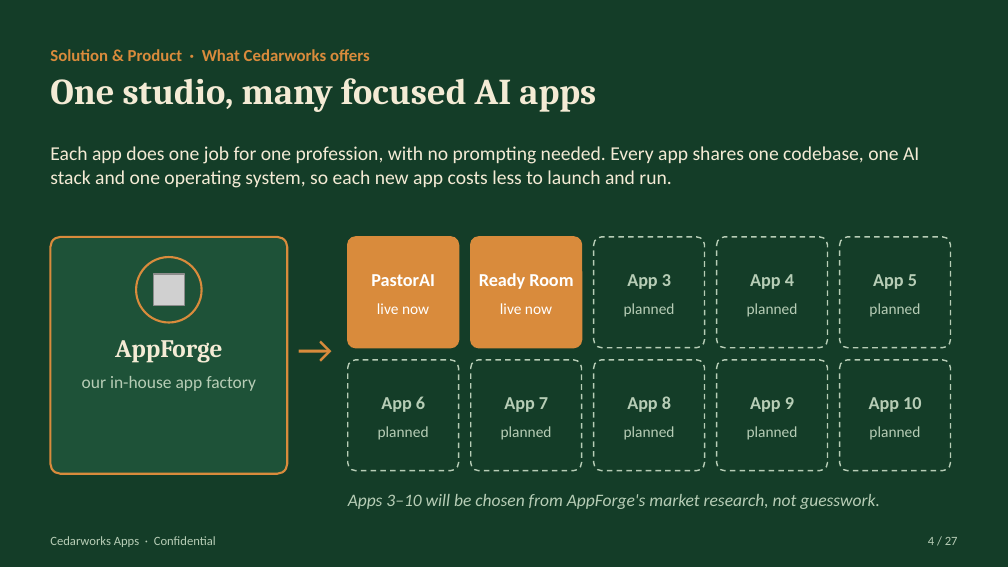
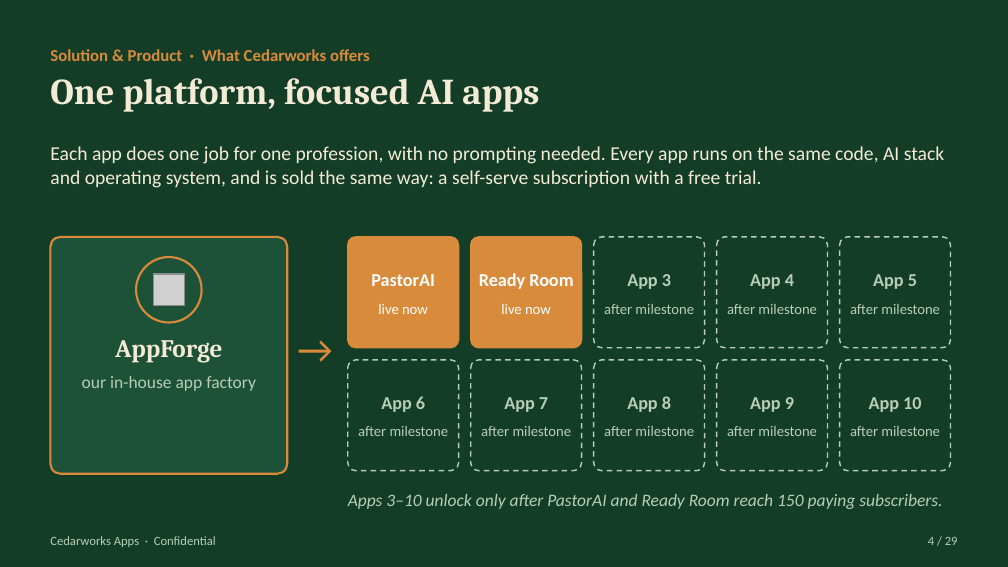
Before and after one commit to Pastorai1/Cedarworksapps, a slide deck: slide 4 of pitch-deck/Cedarworks-Apps-Pitch-Deck.pptx. Drawn at 1008x567 pixels with LibreOffice and Linux fonts; fonts in the diff are those of the drawing; grey boxes stand for pictures. Boxes give left, top, right and bottom in pixels: in the first picture for what was removed or moved away, otherwise in the second. Text is boxed around its words. In the diff, an @@ line names an element or a change of style, - is before the commit and + after.

```diff
--- a/pitch-deck/Cedarworks-Apps-Pitch-Deck.pptx
+++ b/pitch-deck/Cedarworks-Apps-Pitch-Deck.pptx
@@ text at (x1=50, y1=78, x2=539, y2=112): text changed @@
-One studio, many focused AI apps
+One platform, focused AI apps
@@ text at (x1=50, y1=146, x2=944, y2=188): text changed @@
-Each app does one job for one profession, with no prompting needed. Every app shares one codebase, one AI stack and one operating system, so each new app costs less to launch and run.
+Each app does one job for one profession, with no prompting needed. Every app runs on the same code, AI stack and operating system, and is sold the same way: a self-serve subscription with a free trial.
@@ text "live now" at (x1=378, y1=304, x2=428, y2=314): size 11 to 10.5 pt @@
@@ text "live now" at (x1=501, y1=304, x2=551, y2=314): size 11 to 10.5 pt @@
@@ text at (x1=604, y1=304, x2=694, y2=314): text changed; size 11 to 10.5 pt @@
-planned
+after milestone
@@ text at (x1=727, y1=304, x2=817, y2=314): text changed; size 11 to 10.5 pt @@
-planned
+after milestone
@@ text at (x1=850, y1=304, x2=940, y2=314): text changed; size 11 to 10.5 pt @@
-planned
+after milestone
@@ text at (x1=358, y1=426, x2=449, y2=436): text changed; size 11 to 10.5 pt @@
-planned
+after milestone
@@ text at (x1=481, y1=426, x2=572, y2=436): text changed; size 11 to 10.5 pt @@
-planned
+after milestone
@@ text at (x1=604, y1=426, x2=694, y2=436): text changed; size 11 to 10.5 pt @@
-planned
+after milestone
@@ text at (x1=727, y1=426, x2=817, y2=436): text changed; size 11 to 10.5 pt @@
-planned
+after milestone
@@ text at (x1=850, y1=426, x2=940, y2=436): text changed; size 11 to 10.5 pt @@
-planned
+after milestone
@@ text at (x1=348, y1=494, x2=942, y2=509): text changed @@
-Apps 3–10 will be chosen from AppForge's market research, not guesswork.
+Apps 3–10 unlock only after PastorAI and Ready Room reach 150 paying subscribers.
```
Also in this commit, not shown: 23 other slides changed, 5 slides added, 3 slides removed, 4 other files.
